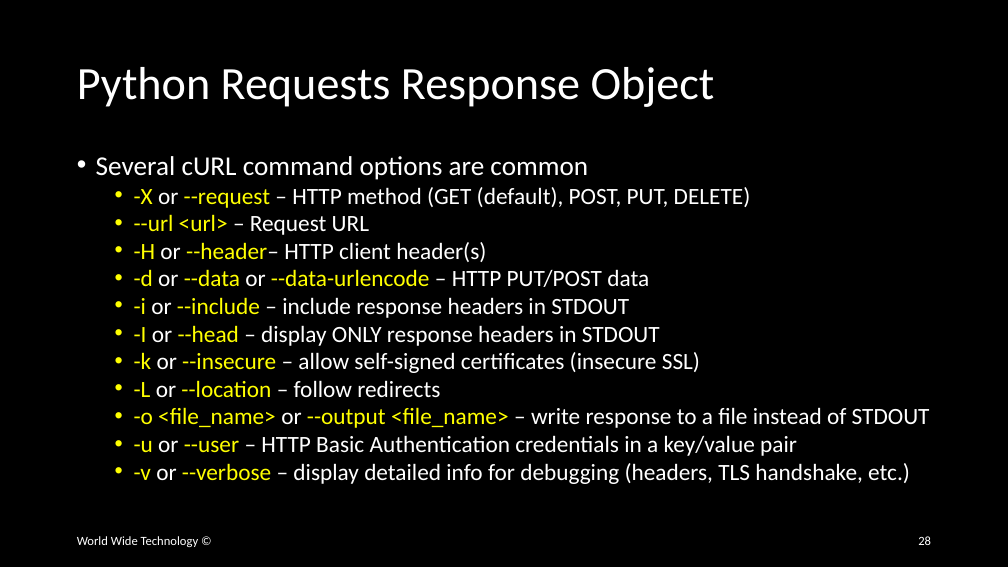
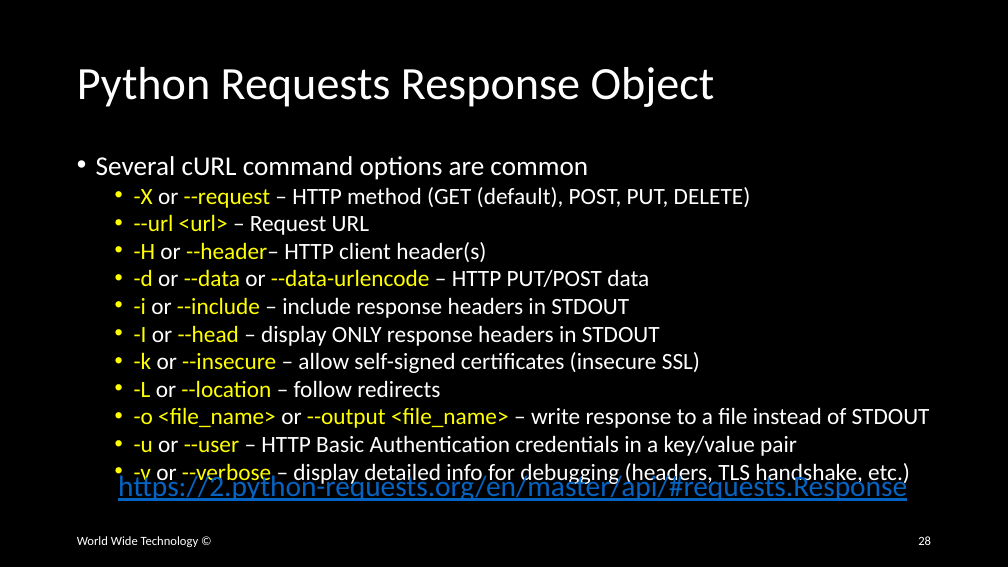
Before and after one commit to wwt/curl-requests-foundations, a slide deck: slide 28 of curl-requests-foundations.pptx. Drawn at 1008x567 pixels with LibreOffice and Linux fonts; fonts in the diff are those of the drawing. Boxes give left, top, right and bottom in pixels: in the first picture for what was removed or moved away, otherwise in the second. Text is boxed around its words. In the diff, an @@ line names an element or a change of style, - is before the commit and + after.

Commit message:
Added reference URL for Python Response Object

```diff
--- a/curl-requests-foundations.pptx
+++ b/curl-requests-foundations.pptx
@@ text added at box(118, 471, 907, 501), 28 pt, text #0563C1, underline @@
+https://2.python-requests.org/en/master/api/#requests.Response
```
Also in this commit, not shown: 1 other slide changed.
